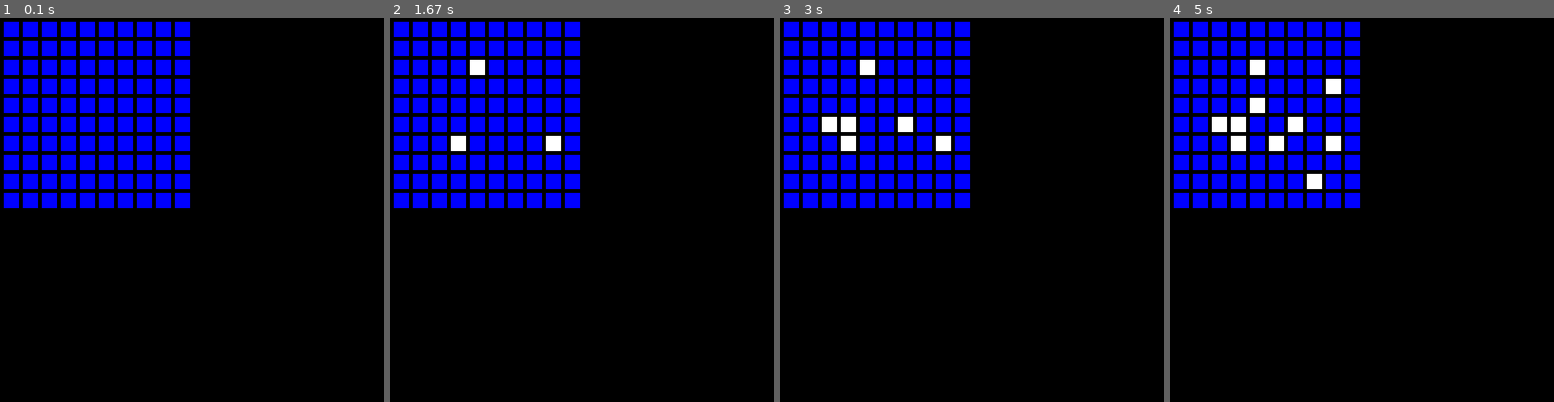
Above: before the commit, frames 1-4 (left to right).
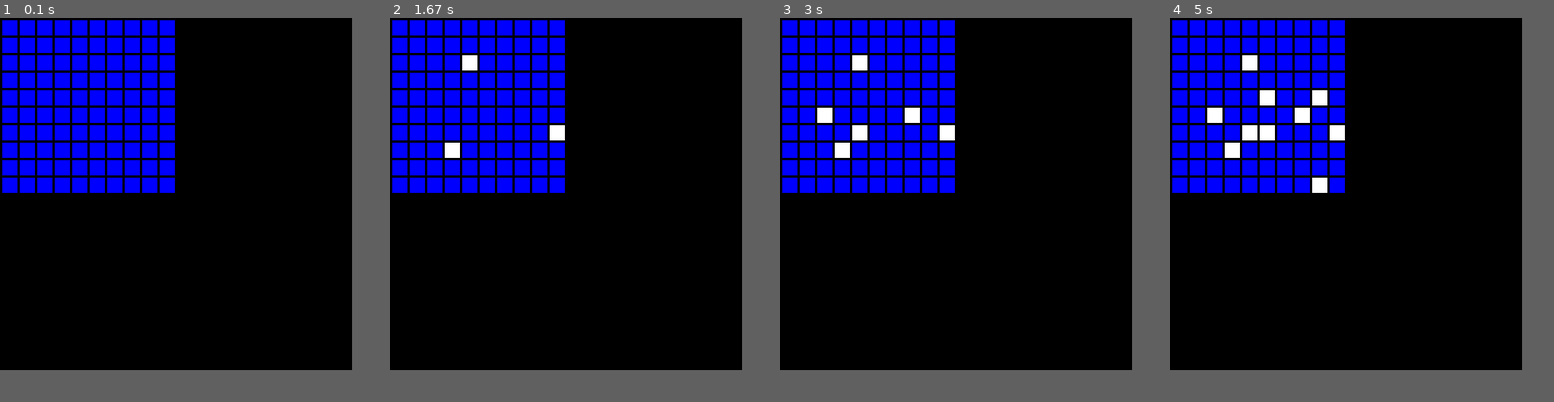
Above: after the commit, the same moments.

Repository: simz089s/minesweeper
Game: pygame game, started from minesweeper_pygame.py
The game is run twice, just before and just after one commit, with the same random seed, the same clock (stepped at 60 frames per second) and the same inputs. The source is Python 2; it was converted automatically to run under Python 3.
Inputs (mouse positions are in pixels of both pictures, inside the frame that each line leads up to):
- Up to frame 1 (0.1 s): type "10 (at the terminal prompt)" at 0 s; type "1 (at the terminal prompt)" at 0 s
- Up to frame 2 (1.67 s): click (455, 140) at 0.88 s; click (474, 64) at 1.22 s; click (555, 133) at 1.55 s
- Up to frame 3 (3 s): click (906, 121) at 1.88 s; click (822, 117) at 2.22 s; click (852, 125) at 2.55 s
- Up to frame 4 (5 s): click (1269, 133) at 3.38 s; click (1312, 183) at 4.05 s; click (1262, 102) at 4.38 s; click (1323, 87) at 4.72 s
In our replay, the window is 505x505 before the commit and 463x463 after it. These sizes can differ from the game's own. Grey fills any space a smaller window leaves; there, only what the larger window draws over its background counts as a difference.

The runs differ from the first frame. In frame 1, 13% of the frame differs, in the area x 0-50%, y 0-50%; in frame 2, 13%; in frame 3, 13%; in frame 4, 14%.

Commit message:
Continue port, TOFIX: showing values

Diff:
--- a/minesweeper_pygame.py
+++ b/minesweeper_pygame.py
@@ -11,6 +11,10 @@
 import time
 import pygame
 # from pygame.locals import *
+try:
+    from Tkinter import messagebox as tkMessageBox
+except ImportError:
+    import tkMessageBox
 
 BLACK = (  0,   0,   0)
 WHITE = (255, 255, 255)
@@ -20,7 +24,7 @@
 
 width = 20
 height = 20
-margin = 5
+margin = 3
 SIZE = 20
 board = []
 
@@ -43,6 +47,8 @@
 DISPLAYSURF = pygame.display.set_mode((SIZE*(width+margin)+margin, SIZE*(width+margin)+margin))
 pygame.display.set_caption('Minesweeper')
 clock = pygame.time.Clock()
+pygame.font.init()
+FONT = pygame.font.SysFont('Comic Sans MS', 15)
 
 # Keep track of squares left to win
 total_mines = 0
@@ -51,6 +57,7 @@
 
 class Zone():
     """Represent a single square on the minesweeper board."""
+
     def __init__(self, mine, val, x, y, rect):
         self.mine = mine
         self.revealed = False
@@ -61,6 +68,9 @@
         # self.button = None
         self.rect = rect
 
+    def get_coords(self):
+        return margin+self.y*(height+margin), margin+self.x*(width+margin)
+
 
 '''
    y
@@ -111,7 +121,7 @@
 
     global board
     board = [[None for j in range(SIZE)] for i in range(SIZE)]
-    offset = width+margin
+    offset = width+margin # or height+margin
     for i in range(SIZE):
         board.append([])
         for j in range(SIZE):
@@ -248,11 +258,15 @@
             if event.type == pygame.QUIT:
                 pygame.quit()
                 sys.exit()
-            elif event.type == pygame.MOUSEBUTTONDOWN and pygame.mouse.get_pressed()[0]:
+            elif event.type == pygame.MOUSEBUTTONDOWN:
+                button = pygame.mouse.get_pressed()
                 pos = pygame.mouse.get_pos()
                 i = pos[0] // (width + margin)
                 j = pos[1] // (height + margin)
-                board[i][j].revealed = True
+                if button[0] and not board[i][j].marked:
+                    board[i][j].revealed = True
+                elif button[2]:
+                    board[i][j].marked = True
 
         # Game logic
 
@@ -266,6 +280,7 @@
                 color = ()
                 if board[i][j].revealed:
                     color = WHITE
+                    DISPLAYSURF.blit(FONT.render(str(board[i][j].value), True, BLACK), board[i][j].get_coords())
                 elif board[i][j].marked:
                     color = RED
                 else:
